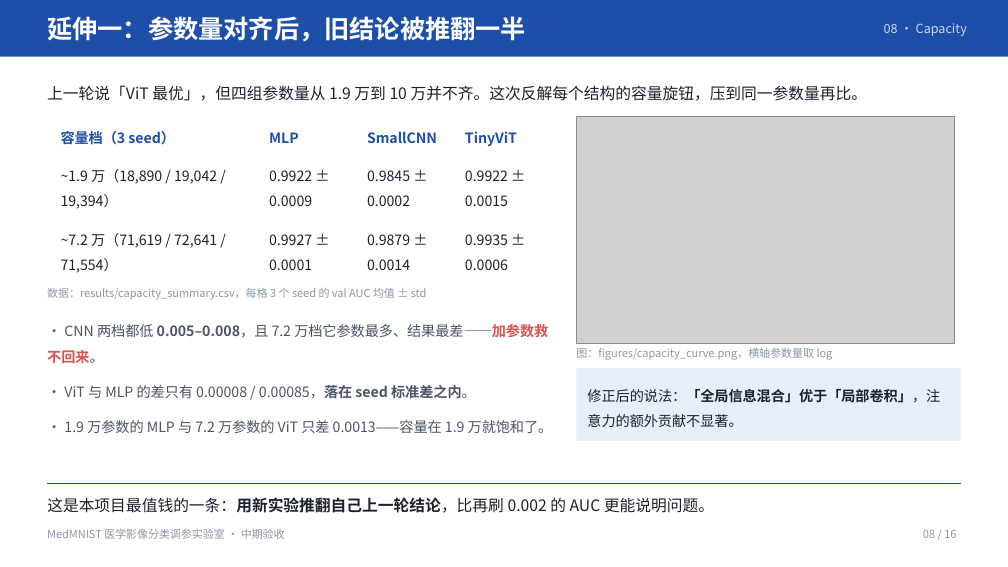
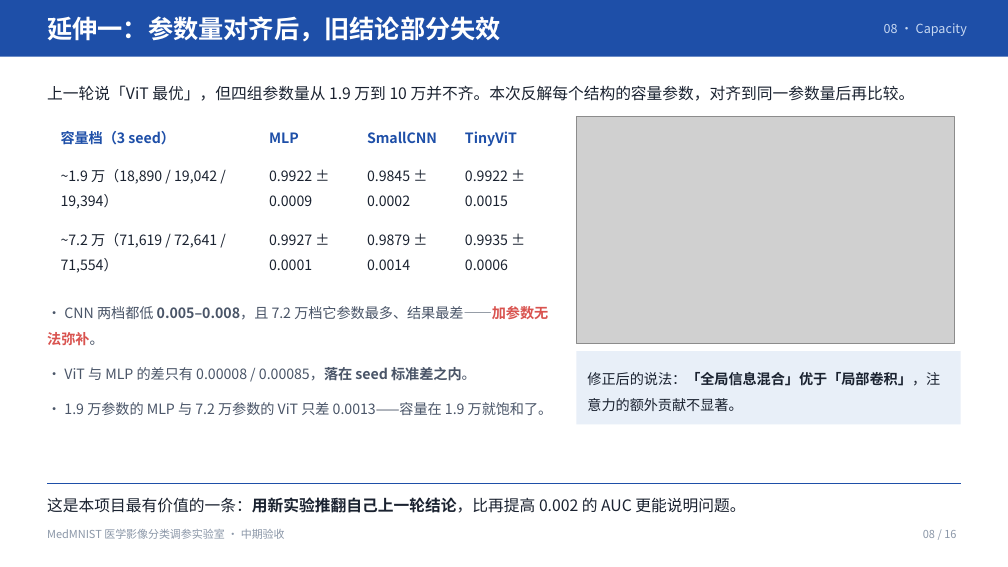
Before and after one commit to via453/medmnist-tuning-lab, a slide deck: slide 8 of MedMNIST调参实验室_汇报_学术版/MedMNIST调参实验室_汇报_学术版.pptx. Drawn at 1008x567 pixels with LibreOffice and Linux fonts; fonts in the diff are those of the drawing; grey boxes stand for pictures. Boxes give left, top, right and bottom in pixels: in the first picture for what was removed or moved away, otherwise in the second. Text is boxed around its words. In the diff, an @@ line names an element or a change of style, - is before the commit and + after.

```diff
--- a/MedMNIST调参实验室_汇报_学术版/MedMNIST调参实验室_汇报_学术版.pptx
+++ b/MedMNIST调参实验室_汇报_学术版/MedMNIST调参实验室_汇报_学术版.pptx
@@ text at (47, 16, 501, 42): text changed @@
-延伸一：参数量对齐后，旧结论被推翻一半
+延伸一：参数量对齐后，旧结论部分失效
@@ text at (47, 85, 915, 101): text changed @@
-上一轮说「ViT 最优」，但四组参数量从 1.9 万到 10 万并不齐。这次反解每个结构的容量旋钮，压到同一参数量再比。
+上一轮说「ViT 最优」，但四组参数量从 1.9 万到 10 万并不齐。本次反解每个结构的容量参数，对齐到同一参数量后再比较。
@@ text removed at (47, 288, 427, 300) @@
-数据：results/capacity_summary.csv，每格 3 个 seed 的 val AUC 均值 ± std
@@ text at (47, 306, 548, 346): text changed @@
-· CNN 两档都低 0.005–0.008，且 7.2 万档它参数最多、结果最差——加参数救不回来。
+· CNN 两档都低 0.005–0.008，且 7.2 万档它参数最多、结果最差——加参数无法弥补。
@@ text "· ViT 与 MLP 的差只有 ...": place and size @@
-text "· ViT 与 MLP 的差只有 ..." at (64, 385, 476, 399)
+text "· ViT 与 MLP 的差只有 ..." at (64, 367, 476, 381)
@@ rectangle: place and size @@
-rectangle at (576, 368, 960, 441)
+rectangle at (576, 352, 960, 425)
@@ text removed at (576, 348, 833, 360) @@
-图：figures/capacity_curve.png，横轴参数量取 log
@@ text "修正后的说法：「全局信息混合」优于「局部卷积」，注意力的额外贡献不显著。": place and size @@
-text "修正后的说法：「全局信息混合」优于「局部卷积」，注意力的额外贡献不显著。" at (587, 389, 940, 427)
+text "修正后的说法：「全局信息混合」优于「局部卷积」，注意力的额外贡献不显著。" at (587, 372, 940, 411)
@@ text "· 1.9 万参数的 MLP 与 ...": place and size @@
-text "· 1.9 万参数的 MLP 与 ..." at (64, 420, 553, 433)
+text "· 1.9 万参数的 MLP 与 ..." at (64, 402, 553, 415)
@@ text at (47, 497, 745, 513): text changed @@
-这是本项目最值钱的一条：用新实验推翻自己上一轮结论，比再刷 0.002 的 AUC 更能说明问题。
+这是本项目最有价值的一条：用新实验推翻自己上一轮结论，比再提高 0.002 的 AUC 更能说明问题。
```
Also in this commit, not shown: 13 other slides changed, 40 other files.
